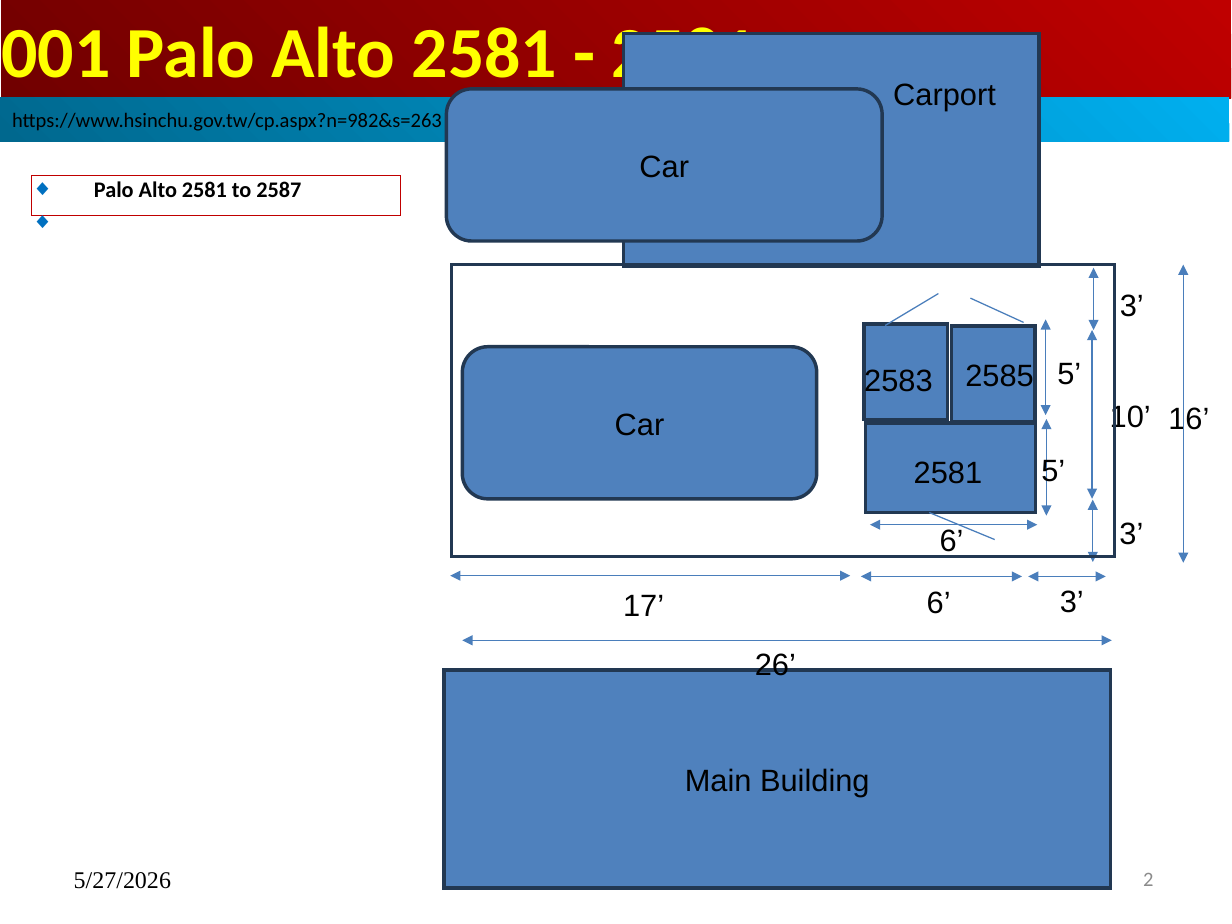
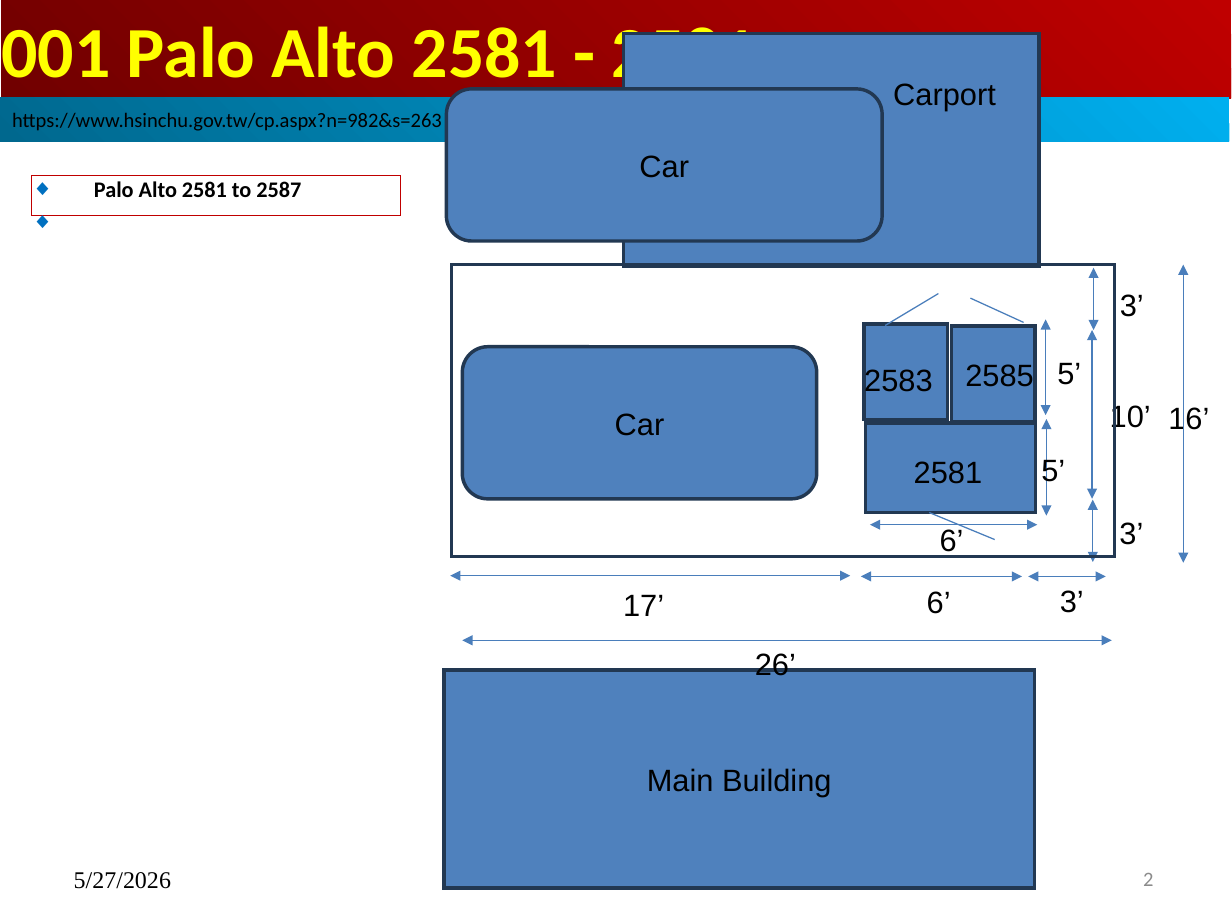
Before and after one commit to peterhchen/1000_Family, a slide deck: slide 2 of Palo_Alto_2581/000_PaloAlto_Shed.pptx. Drawn at 1232x924 pixels with LibreOffice and Linux fonts; fonts in the diff are those of the drawing. Boxes give left, top, right and bottom in pixels: in the first picture for what was removed or moved away, otherwise in the second. Text is boxed around its words. In the diff, an @@ line names an element or a change of style, - is before the commit and + after.

```diff
--- a/Palo_Alto_2581/000_PaloAlto_Shed.pptx
+++ b/Palo_Alto_2581/000_PaloAlto_Shed.pptx
@@ rectangle "Main Building": place and size @@
-rectangle "Main Building" at [444,670,1110,888]
+rectangle "Main Building" at [444,670,1034,888]
```
